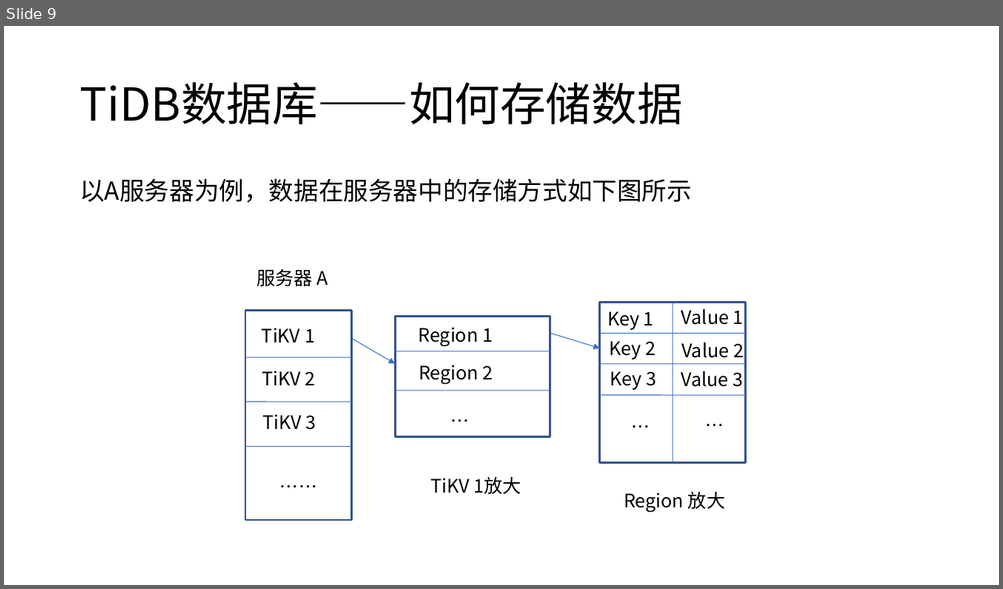
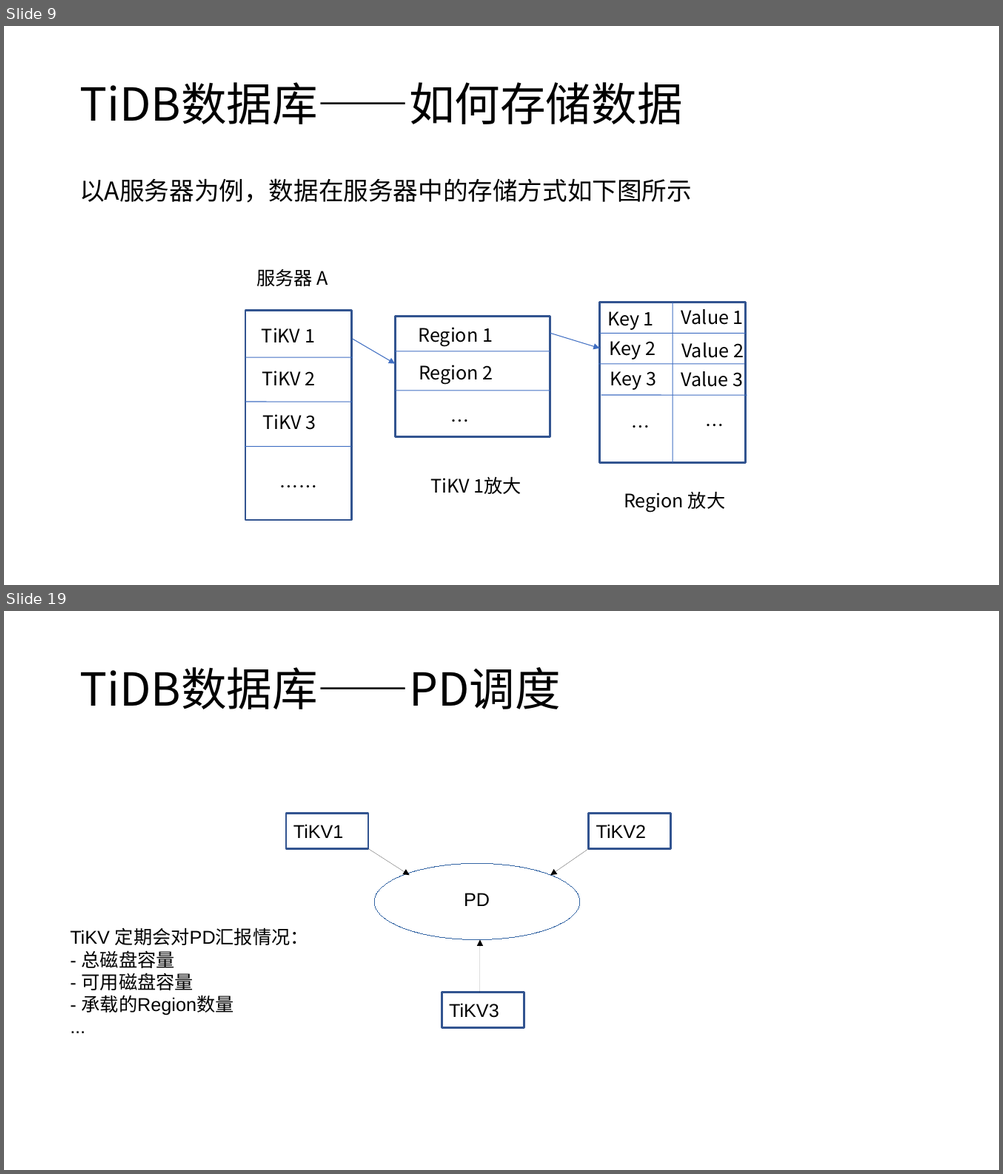
Before and after one commit to Doris404/Study-paper-channel, a slide deck: Chai' project/study material/notes/TiDB项目.pptx. Shown one above the other, each under a label of ours: slide 9 before the commit, slides 9 and 19 after it; the slides between them are not shown. The pictures are 1003x589 and 1003x1174 pixels, drawn with LibreOffice and Linux fonts; fonts in the diff are those of the drawing. Boxes give left, top, right and bottom in pixels: in the first picture for what was removed or moved away, otherwise in the second. Text is boxed around its words. In the diff, an @@ line names an element or a change of style, - is before the commit and + after.

```diff
--- a/Chai' project/study material/notes/TiDB项目.pptx
+++ b/Chai' project/study material/notes/TiDB项目.pptx
@@ slide 19 added at <box>4,611,999,1170</box>, background #FFFFFF @@
@@ text added at <box>79,667,560,709</box>, 44 pt, text #000000 @@
+TiDB数据库——PD调度
@@ rectangle added at <box>286,814,368,849</box>, fill #FFFFFF, outline #325491 2 pt, 18 pt, text #000000 @@
+TiKV1
@@ rectangle added at <box>588,814,670,849</box>, fill #FFFFFF, outline #325491 2 pt, 18 pt, text #000000 @@
+TiKV2
@@ arrow added from (368, 849) to (409, 875), #000000 0.75 pt @@
@@ arrow added from (588, 849) to (550, 875), #000000 0.75 pt @@
@@ ellipse added at <box>374,864,580,940</box>, fill #FFFFFF, outline #3465A4 0.75 pt @@
@@ text added at <box>464,893,489,906</box>, 18 pt, text #000000 @@
+PD
@@ text added at <box>70,928,309,1016</box>, 18 pt, text #000000 @@
+TiKV 定期会对PD汇报情况：
+- 总磁盘容量
+- 可用磁盘容量
+- 承载的Region数量
+...
@@ arrow added from (480, 993) to (480, 940), #000000 0.75 pt @@
@@ rectangle added at <box>442,993,524,1028</box>, fill #FFFFFF, outline #325491 2 pt, 18 pt, text #000000 @@
+TiKV3
```
Also in this commit, not shown: 6 slides changed, 10 other slides added, 2 slides removed, 1 other file.
